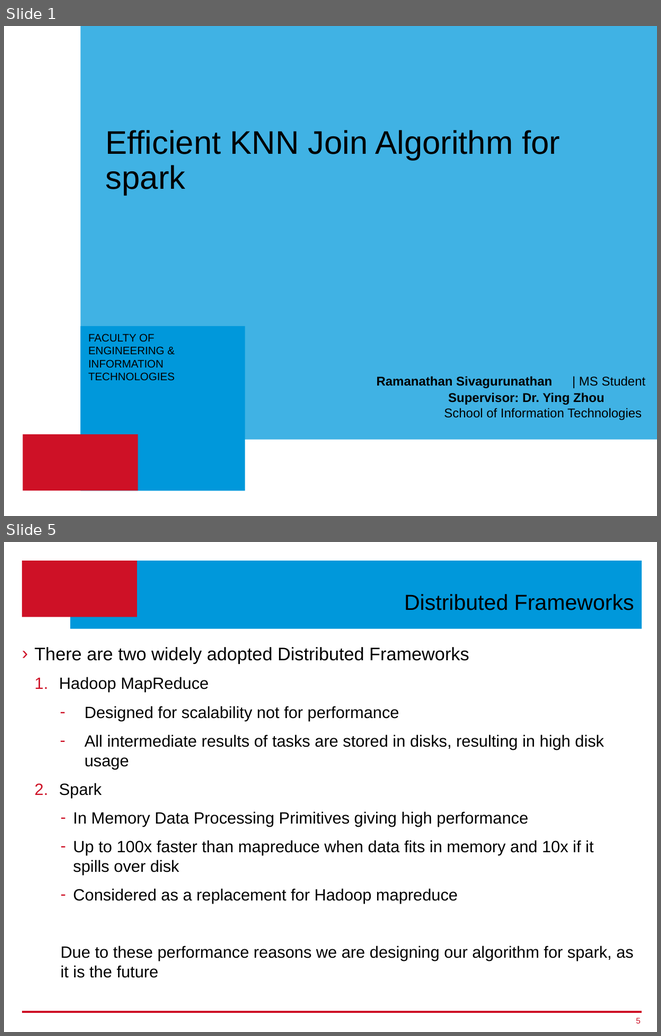
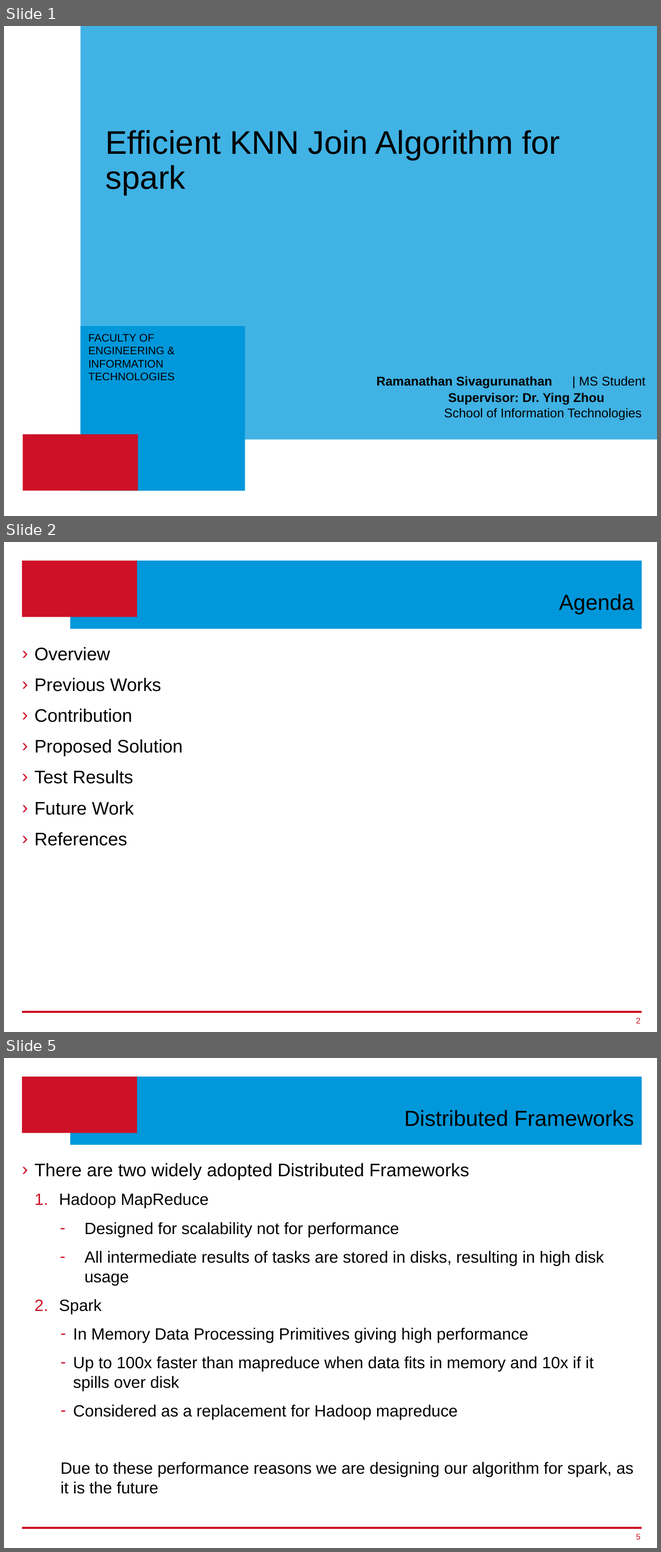
Before and after one commit to ageekymonk/syduni_ms_report, a slide deck: Thesis-Presentation_v1.pptx. Shown one above the other, each under a label of ours: slides 1 and 5 before the commit, slides 1, 2 and 5 after it; the slides between them are not shown. The pictures are 661x1036 and 661x1552 pixels, drawn with LibreOffice and Linux fonts; fonts in the diff are those of the drawing; background and template pictures are left out. Boxes give left, top, right and bottom in pixels: in the first picture for what was removed or moved away, otherwise in the second. Text is boxed around its words. In the diff, an @@ line names an element or a change of style, - is before the commit and + after.

```diff
--- a/Thesis-Presentation_v1.pptx
+++ b/Thesis-Presentation_v1.pptx
@@ slide 2 added at (4, 542, 657, 1032), background #FFFFFF; not listed: 3 template elements that a slide beside it also shows @@
@@ title added at (559, 594, 634, 615), 24 pt, text #000000 @@
+Agenda
@@ text added at (34, 647, 183, 846), 20 pt, text #000000 @@
+› Overview
+› Previous Works
+› Contribution
+› Proposed Solution
+› Test Results
+› Future Work
+› References
@@ page number added at (636, 1017, 641, 1023), 9 pt, text #CE1126 @@
+2
```
Also in this commit, not shown: 8 slides changed, 4 other slides added, 3 slides removed, 2 other files.
